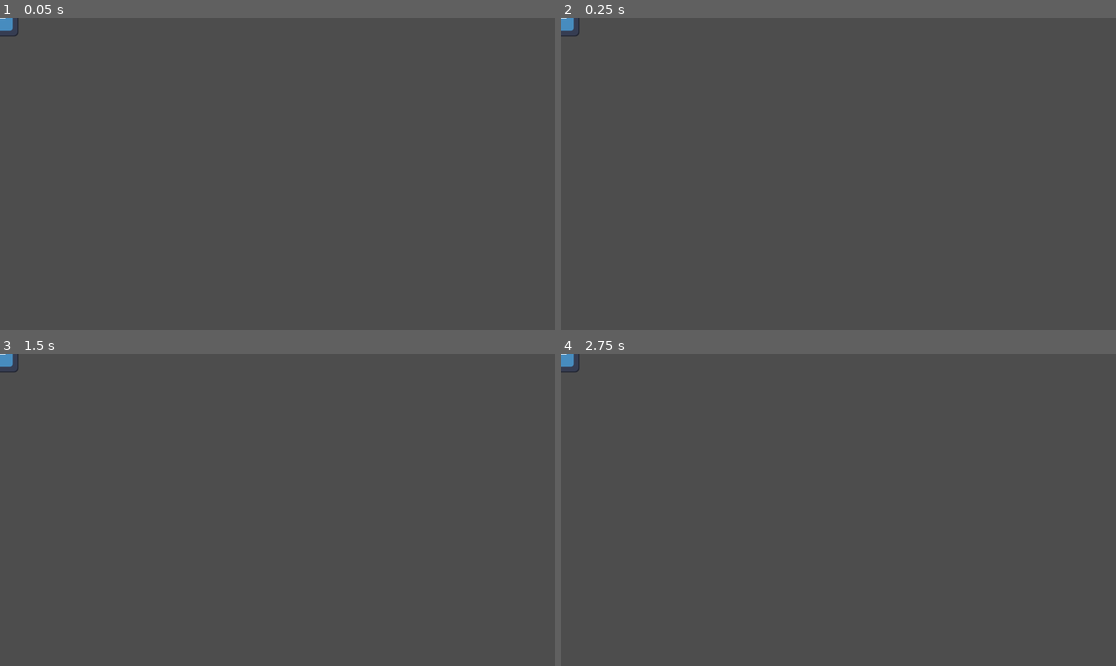
Above: before the commit, frames 1-4 (two rows, left to right).
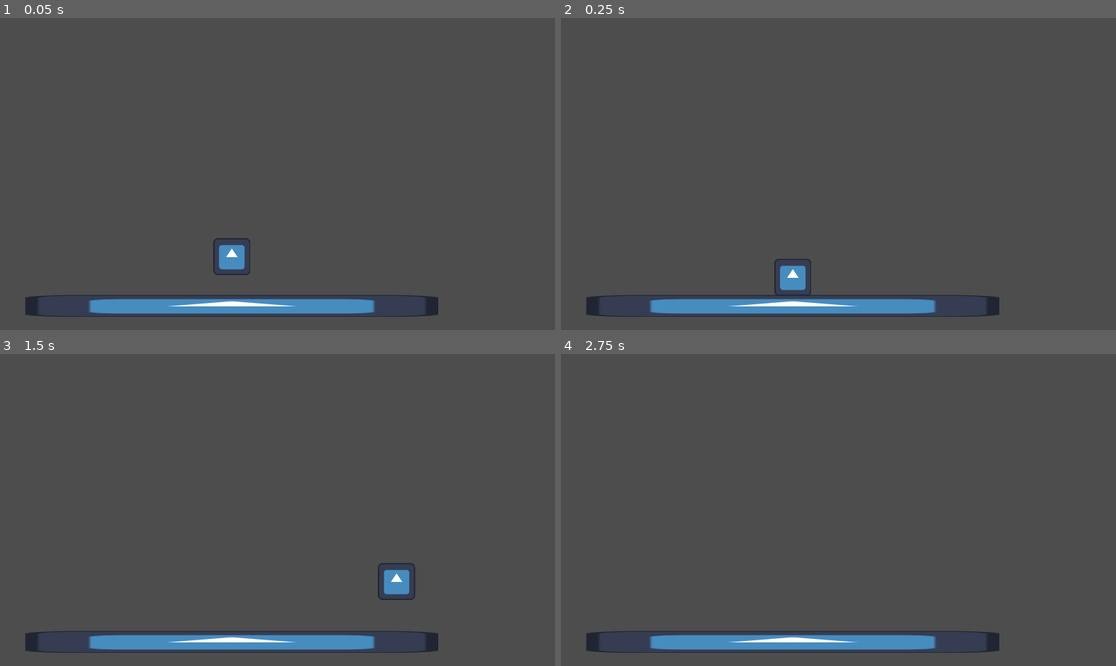
Above: after the commit, the same moments.

Repository: nathanialf/GroovyPictureBook
Game: Godot game, scene res://game.tscn
Two runs of this game, one before a commit and one after it. Both use one fixed random seed, a clock stepped at 60 frames per second and the inputs below. The engine's default icon, where the game draws it, is replaced by a stand-in: a white triangle on a blue panel in a dark square.
Inputs:
- Up to frame 1 (0.05 s): no input
- Up to frame 2 (0.25 s): no input
- Up to frame 3 (1.5 s): tap Enter at 0.5 s; hold D (Move right) from 0.53 s (still down); tap W (Jump) at 0.6, 0.77, 1.07, 1.35 s
- Up to frame 4 (2.75 s): tap W (Jump) at 1.52, 1.82, 2.1 s; release D (Move right) at 2.03 s; hold A (Move left) from 2.03 s (still down)

The runs differ from the first frame. In frame 1, 3.7% of the frame differs, in the area x 0-79%, y 0-96%; in frame 2, 3.7%; in frame 3, 3.7%; in frame 4, 3.2%.

Commit message:
Basic movement

Diff:
--- a/page.tscn
+++ b/page.tscn
@@ -2,17 +2,33 @@
 
 [ext_resource type="Script" uid="uid://1t6pghxubui0" path="res://page.gd" id="1_nl5ea"]
 [ext_resource type="Texture2D" uid="uid://cfqfiwroleg60" path="res://icon.svg" id="2_7tx1s"]
+[ext_resource type="Script" uid="uid://f8lbekpwdsgs" path="res://player.gd" id="2_phrhr"]
 
 [sub_resource type="RectangleShape2D" id="RectangleShape2D_7tx1s"]
 size = Vector2(128, 128)
+
+[sub_resource type="RectangleShape2D" id="RectangleShape2D_phrhr"]
+size = Vector2(1428, 71)
 
 [node name="Page" type="Node2D" unique_id=852683057]
 script = ExtResource("1_nl5ea")
 
 [node name="CharacterBody2D" type="CharacterBody2D" parent="." unique_id=1593429589]
+position = Vector2(802, 821)
+script = ExtResource("2_phrhr")
 
 [node name="Sprite2D" type="Sprite2D" parent="CharacterBody2D" unique_id=214738131]
 texture = ExtResource("2_7tx1s")
 
 [node name="CollisionShape2D" type="CollisionShape2D" parent="CharacterBody2D" unique_id=2147175928]
 shape = SubResource("RectangleShape2D_7tx1s")
+
+[node name="StaticBody2D" type="StaticBody2D" parent="." unique_id=1548290079]
+position = Vector2(802, 997)
+
+[node name="Sprite2D" type="Sprite2D" parent="StaticBody2D" unique_id=1888275991]
+scale = Vector2(11.17, 0.59)
+texture = ExtResource("2_7tx1s")
+
+[node name="CollisionShape2D" type="CollisionShape2D" parent="StaticBody2D" unique_id=1597745849]
+shape = SubResource("RectangleShape2D_phrhr")
--- /dev/null
+++ b/player.gd
@@ -0,0 +1,19 @@
+extends CharacterBody2D
+
+func _process(delta: float) -> void:
+	pass
+
+func _physics_process(delta: float) -> void:
+	var gravity := 50
+	var move_input := Input.get_vector(\
+		"Move left", "Move right", "Nothing", "Nothing")
+	velocity.x = move_input.x * 600.0
+
+	if !is_on_floor():
+		velocity.y += gravity
+
+	if Input.is_action_just_pressed("Jump") && is_on_floor():
+		print(is_on_floor())
+		velocity.y = -1000
+
+	move_and_slide()
--- a/project.godot
+++ b/project.godot
@@ -38,6 +38,10 @@
 , Object(InputEventKey,"resource_local_to_scene":false,"resource_name":"","device":-1,"window_id":0,"alt_pressed":false …(182 unchanged characters)…
 ]
 }
+Nothing={
+"deadzone": 0.2,
+"events": []
+}
 
 [physics]
 
Not shown, added: player.gd.uid
